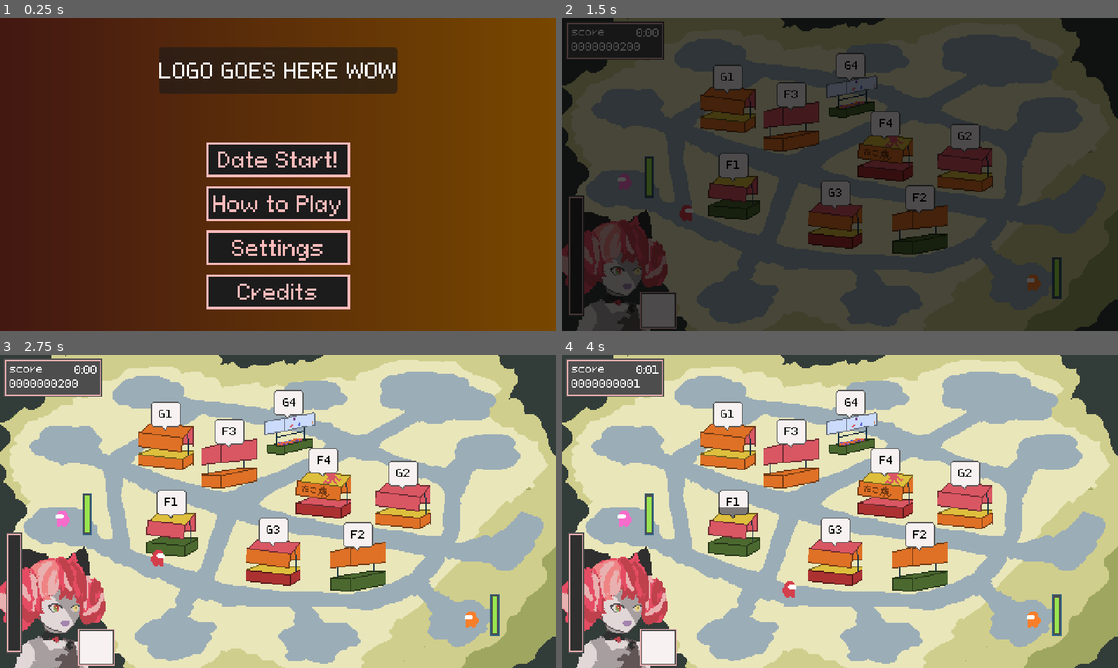
Above: before the commit, frames 1-4 (two rows, left to right).
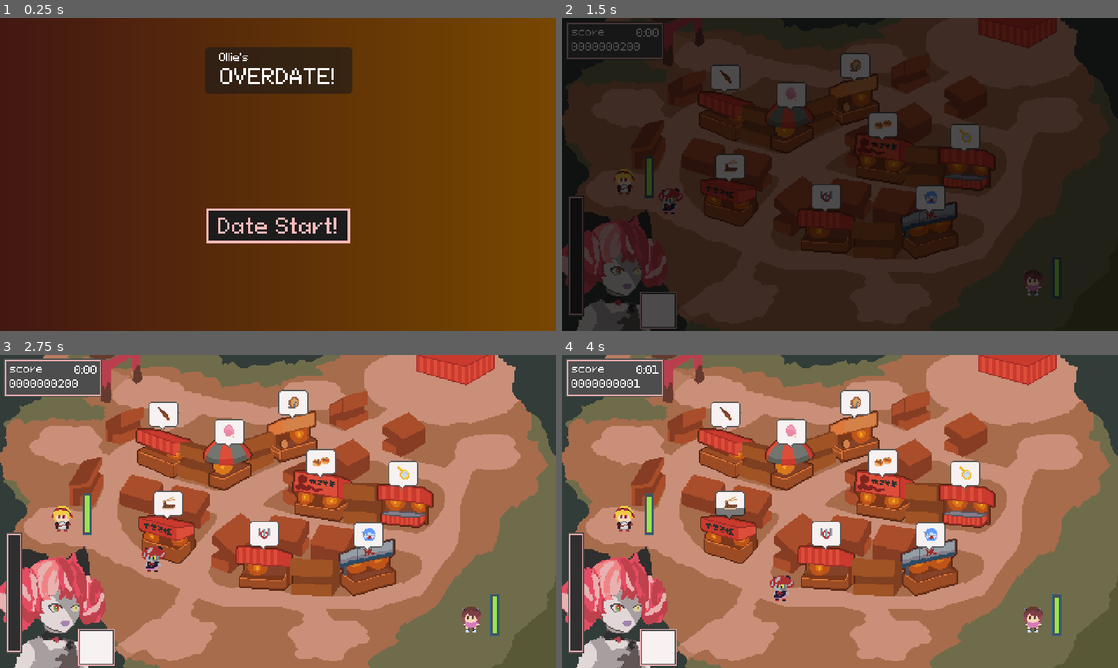
Above: after the commit, the same moments.

Repository: laxeminute/ollie-endless-date
Game: Godot game, scene res://src/interface/title_screen.tscn
Same seed, same stepped clock (60 frames per second), same inputs: the game is played once before the commit and once after it.
Inputs (mouse positions are in pixels of both pictures, inside the frame that each line leads up to):
- Up to frame 1 (0.25 s): no input
- Up to frame 2 (1.5 s): click "Date Start!" at 0.5 s; move the mouse to (962, 158) at 1.27 s; click (962, 158) at 1.42 s
- Up to frame 3 (2.75 s): move the mouse to (166, 527) at 2.02 s; click (166, 527) at 2.17 s
- Up to frame 4 (4 s): tap Enter at 2.75 s; move the mouse to (895, 442) at 2.77 s; click (895, 442) at 2.92 s; move the mouse to (812, 574) at 3.52 s; click (812, 574) at 3.67 s

The runs differ from the first frame. In frame 1, 14% of the frame differs, in the area x 28-72%, y 9-94%; in frame 2, 56%; in frame 3, 84%, in the area x 0-100%, y 0-100%; in frame 4, 84%.

Commit message:
Import new sprites and set bonus item preferences

Diff:
--- a/src/autoload/globals.gd
+++ b/src/autoload/globals.gd
@@ -16,8 +16,8 @@
 const NUM_OF_FOOD = 4
 const GAME_REQUESTS = ["G1", "G2", "G3", "G4"]
 const NUM_OF_GAME = 4
-const ITEMS = ["I1", "I2"]
-const NUM_OF_ITEM = 2
+const ITEMS = ["I1"] # ["I1", "I2"]
+const NUM_OF_ITEM = 1 # 2
 
 const Icons = {
 	"F1": preload("res://assets/sprite/request_food_1.atlastex"),
@@ -41,14 +41,14 @@
 }
 
 const PREFERENCES = {
-	"P1": "I1",
-	"P2": "I1",
+	"P1": "",
+	"P2": "",
 	"P3": "I1",
 	"P4": "I1",
-	"P5": "I2",
-	"P6": "I2",
-	"P7": "I2",
-	"P8": "I2",
+	"P5": "",
+	"P6": "I1",
+	"P7": "I1",
+	"P8": "",
 }
 
 
--- a/src/interface/title_screen.tscn
+++ b/src/interface/title_screen.tscn
@@ -7,6 +7,9 @@
 
 [sub_resource type="GradientTexture2D" id="GradientTexture2D_1yyjn"]
 gradient = SubResource("Gradient_6hjt2")
+
+[sub_resource type="StyleBoxEmpty" id="StyleBoxEmpty_igqt4"]
+content_margin_left = 12.0
 
 [node name="TitleScreen" type="Control"]
 layout_mode = 3
@@ -32,15 +35,27 @@
 anchors_preset = 5
 anchor_left = 0.5
 anchor_right = 0.5
-offset_left = -103.0
+offset_left = -63.5
 offset_top = 25.0
-offset_right = 103.0
+offset_right = 63.5
 offset_bottom = 65.0
 grow_horizontal = 2
 
-[node name="LogoPlaceholder" type="Label" parent="PanelContainer"]
+[node name="VBoxContainer" type="VBoxContainer" parent="PanelContainer"]
 layout_mode = 2
-text = "LOGO GOES HERE WOW"
+theme_override_constants/separation = 0
+alignment = 1
+
+[node name="LogoPlaceholder" type="Label" parent="PanelContainer/VBoxContainer"]
+layout_mode = 2
+theme_override_font_sizes/font_size = 9
+theme_override_styles/normal = SubResource("StyleBoxEmpty_igqt4")
+text = "Ollie's"
+
+[node name="LogoPlaceholder2" type="Label" parent="PanelContainer/VBoxContainer"]
+layout_mode = 2
+text = "OVERDATE!"
+horizontal_alignment = 1
 
 [node name="VBoxContainer" type="VBoxContainer" parent="."]
 layout_mode = 1
@@ -63,14 +78,17 @@
 text = "Date Start!"
 
 [node name="TutorialButton" type="Button" parent="VBoxContainer"]
+visible = false
 layout_mode = 2
 text = "How to Play"
 
 [node name="SettingsButton" type="Button" parent="VBoxContainer"]
+visible = false
 layout_mode = 2
 text = "Settings"
 
 [node name="CreditsButton" type="Button" parent="VBoxContainer"]
+visible = false
 layout_mode = 2
 text = "Credits"
 
--- a/src/level/activity/goldfish/fish.tscn
+++ b/src/level/activity/goldfish/fish.tscn
@@ -19,7 +19,7 @@
 collision_layer = 16
 collision_mask = 0
 script = ExtResource("1_527fu")
-swim_duration = 1.0
+swim_duration = 1.2
 
 [node name="Sprite2D" type="Sprite2D" parent="."]
 texture = SubResource("GradientTexture2D_k085a")
--- a/src/level/activity/goldfish/goldfish_activity.tscn
+++ b/src/level/activity/goldfish/goldfish_activity.tscn
@@ -18,6 +18,7 @@
 
 [node name="GoldfishActivity" type="Node2D"]
 script = ExtResource("1_kstk1")
+num_fishes = 6
 
 [node name="Background" type="Sprite2D" parent="."]
 texture = SubResource("GradientTexture2D_bvick")
--- a/src/level/level.gd
+++ b/src/level/level.gd
@@ -12,11 +12,11 @@
 var num_of_spawned_partners: int
 
 var _partner_spawn_order: Array
-var _bonus_item_queue: Array
+#var _bonus_item_queue: Array
 
 @onready var map: Map = $Map
 @onready var player: Player = $Player
-@onready var snack_carts = get_tree().get_nodes_in_group("snack_cart")
+@onready var snack_cart = $Map/Point0/SnackCart1
 
 func _ready() -> void:
 	player.initialize(map, player_starting_point)
@@ -38,16 +38,17 @@
 
 
 func _on_bonus_item_timeout() -> void:
-	var item = _get_next_bonus_item()
-	var cart = snack_carts.pick_random()
-	cart.spawn_item(item)
+	#var item = _get_next_bonus_item()
+	#var cart = snack_carts.pick_random()
+	#cart.spawn_item(item)
+	snack_cart.spawn_item(Globals.ITEMS[0])
 
 
-func _get_next_bonus_item() -> String:
-	if _bonus_item_queue.is_empty():
-		_bonus_item_queue = Globals.ITEMS.duplicate()
-		_bonus_item_queue.shuffle()
-	return _bonus_item_queue.pop_back()
+#func _get_next_bonus_item() -> String:
+	#if _bonus_item_queue.is_empty():
+		#_bonus_item_queue = Globals.ITEMS.duplicate()
+		#_bonus_item_queue.shuffle()
+	#return _bonus_item_queue.pop_back()
 
 
 func _on_next_partner_timeout() -> void:
--- a/src/level/level.tscn
+++ b/src/level/level.tscn
@@ -23,14 +23,14 @@
 script = ExtResource("3_3pn8i")
 
 [node name="Point0" type="Node2D" parent="Map" node_paths=PackedStringArray("connections")]
-position = Vector2(108, 35)
+position = Vector2(158, 35)
 script = ExtResource("7_5suky")
 connections = [NodePath("../Point17")]
 
 [node name="SnackCart1" parent="Map/Point0" instance=ExtResource("5_p6v4a")]
 
 [node name="Point1" type="Node2D" parent="Map" node_paths=PackedStringArray("connections")]
-position = Vector2(275, 31)
+position = Vector2(271, 25)
 script = ExtResource("7_5suky")
 connections = [NodePath("../Point18")]
 
@@ -63,7 +63,7 @@
 good_bar_color = Color(0.313726, 0.764706, 0.901961, 1)
 
 [node name="Point4" type="Node2D" parent="Map" node_paths=PackedStringArray("connections")]
-position = Vector2(261, 89)
+position = Vector2(265, 89)
 script = ExtResource("7_5suky")
 connections = [NodePath("../Point24")]
 
@@ -71,11 +71,8 @@
 position = Vector2(-12, -20)
 game_id = "G4"
 
-[node name="Sprite2D" parent="Map/Point4/GameBooth4" index="1"]
-frame = 7
-
 [node name="Point5" type="Node2D" parent="Map" node_paths=PackedStringArray("connections")]
-position = Vector2(131, 100)
+position = Vector2(129, 100)
 script = ExtResource("7_5suky")
 connections = [NodePath("../Point21")]
 
@@ -92,9 +89,6 @@
 position = Vector2(-12, -20)
 food_id = "F3"
 
-[node name="Sprite2D" parent="Map/Point6/FoodStall3" index="1"]
-frame = 2
-
 [node name="Point7" type="Node2D" parent="Map" node_paths=PackedStringArray("connections")]
 position = Vector2(39, 142)
 script = ExtResource("7_5suky")
@@ -107,7 +101,7 @@
 good_bar_color = Color(0.313726, 0.764706, 0.901961, 1)
 
 [node name="Point8" type="Node2D" parent="Map" node_paths=PackedStringArray("connections")]
-position = Vector2(267, 139)
+position = Vector2(265, 140)
 script = ExtResource("7_5suky")
 connections = [NodePath("../Point25")]
 
@@ -115,9 +109,6 @@
 position = Vector2(12, -20)
 food_id = "F4"
 
-[node name="Sprite2D" parent="Map/Point8/FoodStall4" index="1"]
-frame = 3
-
 [node name="Point9" type="Node2D" parent="Map" node_paths=PackedStringArray("connections")]
 position = Vector2(336, 150)
 script = ExtResource("7_5suky")
@@ -127,9 +118,6 @@
 position = Vector2(12, -20)
 game_id = "G2"
 
-[node name="Sprite2D" parent="Map/Point9/GameBooth2" index="1"]
-frame = 5
-
 [node name="Point10" type="Node2D" parent="Map" node_paths=PackedStringArray("connections")]
 position = Vector2(435, 157)
 script = ExtResource("7_5suky")
@@ -142,7 +130,7 @@
 good_bar_color = Color(0.313726, 0.764706, 0.901961, 1)
 
 [node name="Point11" type="Node2D" parent="Map" node_paths=PackedStringArray("connections")]
-position = Vector2(136, 175)
+position = Vector2(133, 176)
 script = ExtResource("7_5suky")
 connections = [NodePath("../Point30")]
 
@@ -151,7 +139,7 @@
 food_id = "F1"
 
 [node name="Point12" type="Node2D" parent="Map" node_paths=PackedStringArray("connections")]
-position = Vector2(224, 199)
+position = Vector2(216, 202)
 script = ExtResource("7_5suky")
 connections = [NodePath("../Point32")]
 
@@ -159,11 +147,8 @@
 position = Vector2(12, -20)
 game_id = "G3"
 
-[node name="Sprite2D" parent="Map/Point12/GameBooth3" index="1"]
-frame = 6
-
 [node name="Point13" type="Node2D" parent="Map" node_paths=PackedStringArray("connections")]
-position = Vector2(321, 203)
+position = Vector2(330, 203)
 script = ExtResource("7_5suky")
 connections = [NodePath("../Point34")]
 
@@ -171,9 +156,6 @@
 position = Vector2(-12, -20)
 food_id = "F2"
 
-[node name="Sprite2D" parent="Map/Point13/FoodStall2" index="1"]
-frame = 1
-
 [node name="Point14" type="Node2D" parent="Map" node_paths=PackedStringArray("connections")]
 position = Vector2(143, 239)
 script = ExtResource("7_5suky")
@@ -243,16 +225,16 @@
 connections = [NodePath("../Point6"), NodePath("../Point22"), NodePath("../Point24")]
 
 [node name="Point24" type="Node2D" parent="Map"]
-position = Vector2(269, 96)
+position = Vector2(269, 95)
 script = ExtResource("7_5suky")
 
 [node name="Point25" type="Node2D" parent="Map" node_paths=PackedStringArray("connections")]
-position = Vector2(264, 147)
+position = Vector2(263, 147)
 script = ExtResource("7_5suky")
 connections = [NodePath("../Point8"), NodePath("../Point22"), NodePath("../Point26")]
 
 [node name="Point26" type="Node2D" parent="Map" node_paths=PackedStringArray("connections")]
-position = Vector2(335, 159)
+position = Vector2(335, 158)
 script = ExtResource("7_5suky")
 connections = [NodePath("../Point9"), NodePath("../Point25"), NodePath("../Point28")]
 
@@ -262,42 +244,42 @@
 connections = [NodePath("../Point3"), NodePath("../Point19"), NodePath("../Point28")]
 
 [node name="Point28" type="Node2D" parent="Map" node_paths=PackedStringArray("connections")]
-position = Vector2(385, 168)
+position = Vector2(379, 164)
 script = ExtResource("7_5suky")
 connections = [NodePath("../Point10"), NodePath("../Point26"), NodePath("../Point27"), NodePath("../Point35")]
 
 [node name="Point29" type="Node2D" parent="Map" node_paths=PackedStringArray("connections")]
-position = Vector2(107, 168)
+position = Vector2(94, 158)
 script = ExtResource("7_5suky")
 connections = [NodePath("../Point7"), NodePath("../Point20"), NodePath("../Point30")]
 
 [node name="Point30" type="Node2D" parent="Map" node_paths=PackedStringArray("connections")]
-position = Vector2(133, 184)
+position = Vector2(130, 183)
 script = ExtResource("7_5suky")
 connections = [NodePath("../Point11"), NodePath("../Point29"), NodePath("../Point31")]
 
 [node name="Point31" type="Node2D" parent="Map" node_paths=PackedStringArray("connections")]
-position = Vector2(172, 196)
+position = Vector2(166, 193)
 script = ExtResource("7_5suky")
 connections = [NodePath("../Point22"), NodePath("../Point30"), NodePath("../Point32"), NodePath("../Point14")]
 
 [node name="Point32" type="Node2D" parent="Map" node_paths=PackedStringArray("connections")]
-position = Vector2(222, 208)
+position = Vector2(212, 209)
 script = ExtResource("7_5suky")
 connections = [NodePath("../Point12"), NodePath("../Point31"), NodePath("../Point33")]
 
 [node name="Point33" type="Node2D" parent="Map" node_paths=PackedStringArray("connections")]
-position = Vector2(264, 211)
+position = Vector2(269, 213)
 script = ExtResource("7_5suky")
 connections = [NodePath("../Point15"), NodePath("../Point32"), NodePath("../Point34")]
 
 [node name="Point34" type="Node2D" parent="Map" node_paths=PackedStringArray("connections")]
-position = Vector2(325, 212)
+position = Vector2(334, 209)
 script = ExtResource("7_5suky")
 connections = [NodePath("../Point13"), NodePath("../Point33"), NodePath("../Point35")]
 
 [node name="Point35" type="Node2D" parent="Map" node_paths=PackedStringArray("connections")]
-position = Vector2(361, 191)
+position = Vector2(365, 192)
 script = ExtResource("7_5suky")
 connections = [NodePath("../Point16"), NodePath("../Point28"), NodePath("../Point34")]
 
@@ -311,7 +293,7 @@
 [node name="Player" parent="." instance=ExtResource("8_ob0n7")]
 
 [node name="BonusItem" type="Timer" parent="."]
-wait_time = 20.0
+wait_time = 40.0
 autostart = true
 
 [node name="NextPartner" type="Timer" parent="."]
@@ -320,12 +302,3 @@
 
 [connection signal="timeout" from="BonusItem" to="." method="_on_bonus_item_timeout"]
 [connection signal="timeout" from="NextPartner" to="." method="_on_next_partner_timeout"]
-
-[editable path="Map/Point4/GameBooth4"]
-[editable path="Map/Point5/GameBooth1"]
-[editable path="Map/Point6/FoodStall3"]
-[editable path="Map/Point8/FoodStall4"]
-[editable path="Map/Point9/GameBooth2"]
-[editable path="Map/Point11/FoodStall1"]
-[editable path="Map/Point12/GameBooth3"]
-[editable path="Map/Point13/FoodStall2"]
--- a/src/object/food_stall.tscn
+++ b/src/object/food_stall.tscn
@@ -1,8 +1,7 @@
-[gd_scene load_steps=11 format=3 uid="uid://cc274uw0vlck1"]
+[gd_scene load_steps=10 format=3 uid="uid://cc274uw0vlck1"]
 
 [ext_resource type="PackedScene" uid="uid://6pns4x44dsba" path="res://src/object/site.tscn" id="1_sqpx8"]
 [ext_resource type="Script" uid="uid://faw8h0fktewk" path="res://src/object/food_stall.gd" id="2_j4le3"]
-[ext_resource type="Texture2D" uid="uid://065v87o7n43v" path="res://assets/sprite/stands.png" id="3_a5wou"]
 [ext_resource type="Texture2D" uid="uid://bj6edatlx144g" path="res://assets/sprite/site_icons.png" id="3_n0kvw"]
 [ext_resource type="Texture2D" uid="uid://cdwslrsyynick" path="res://assets/sprite/small_icons.png" id="4_a5wou"]
 [ext_resource type="AudioStream" uid="uid://etu2qosrth0q" path="res://assets/audio/SFX/Env/sfx_gameplay_Env_foodready_FD1.wav" id="6_wjf07"]
@@ -29,12 +28,7 @@
 disabled = false
 debug_color = Color(0.678766, 0.49921, 0.204809, 0.42)
 
-[node name="Sprite2D" type="Sprite2D" parent="." index="1"]
-texture = ExtResource("3_a5wou")
-hframes = 4
-vframes = 2
-
-[node name="SpeechBubble" type="TextureProgressBar" parent="." index="2"]
+[node name="SpeechBubble" type="TextureProgressBar" parent="." index="1"]
 unique_name_in_owner = true
 offset_left = -13.0
 offset_top = -39.0
@@ -66,10 +60,10 @@
 offset_bottom = 20.0
 texture = SubResource("AtlasTexture_tg3gd")
 
-[node name="FoodStartSound" type="AudioStreamPlayer" parent="." index="3"]
+[node name="FoodStartSound" type="AudioStreamPlayer" parent="." index="2"]
 stream = ExtResource("6_xtvu6")
 bus = &"SFX"
 
-[node name="FoodReadySound" type="AudioStreamPlayer" parent="." index="4"]
+[node name="FoodReadySound" type="AudioStreamPlayer" parent="." index="3"]
 stream = ExtResource("6_wjf07")
 bus = &"SFX"
--- a/src/object/game_booth.tscn
+++ b/src/object/game_booth.tscn
@@ -1,8 +1,7 @@
-[gd_scene load_steps=6 format=3 uid="uid://bfm8k7smmshn"]
+[gd_scene load_steps=5 format=3 uid="uid://bfm8k7smmshn"]
 
 [ext_resource type="PackedScene" uid="uid://6pns4x44dsba" path="res://src/object/site.tscn" id="1_miwc3"]
 [ext_resource type="Script" uid="uid://c0xypmsx7d5sv" path="res://src/object/game_booth.gd" id="2_n38kt"]
-[ext_resource type="Texture2D" uid="uid://065v87o7n43v" path="res://assets/sprite/stands.png" id="3_ghnyf"]
 [ext_resource type="Texture2D" uid="uid://bj6edatlx144g" path="res://assets/sprite/site_icons.png" id="3_pl7kc"]
 
 [sub_resource type="AtlasTexture" id="AtlasTexture_ghnyf"]
@@ -17,13 +16,7 @@
 disabled = false
 debug_color = Color(0, 0.549662, 0.92526, 0.42)
 
-[node name="Sprite2D" type="Sprite2D" parent="." index="1"]
-texture = ExtResource("3_ghnyf")
-hframes = 4
-vframes = 2
-frame = 4
-
-[node name="SpeechBubble" type="TextureRect" parent="." index="2"]
+[node name="SpeechBubble" type="TextureRect" parent="." index="1"]
 offset_left = -13.0
 offset_top = -39.0
 offset_right = 13.0
--- a/src/player/player.tscn
+++ b/src/player/player.tscn
@@ -45,7 +45,7 @@
 
 [node name="Actor" type="Sprite2D" parent="."]
 texture = ExtResource("2_jiejy")
-hframes = 5
+hframes = 6
 vframes = 2
 script = ExtResource("3_o822w")
 move_speed = 300.0
Binary file changed: assets/sprite/characters.png
Binary file changed: assets/sprite/festival_bg.png
Binary file changed: assets/sprite/partner_1.atlastex
Binary file changed: assets/sprite/partner_2.atlastex
Binary file changed: assets/sprite/partner_3.atlastex
Binary file changed: assets/sprite/partner_4.atlastex
Binary file changed: assets/sprite/partner_5.atlastex
Binary file changed: assets/sprite/partner_6.atlastex
Binary file changed: assets/sprite/partner_7.atlastex
Binary file changed: assets/sprite/partner_8.atlastex
Binary file changed: assets/sprite/request_icons.png
Binary file removed: assets/sprite/stands.png
(and 2 more such lines)
